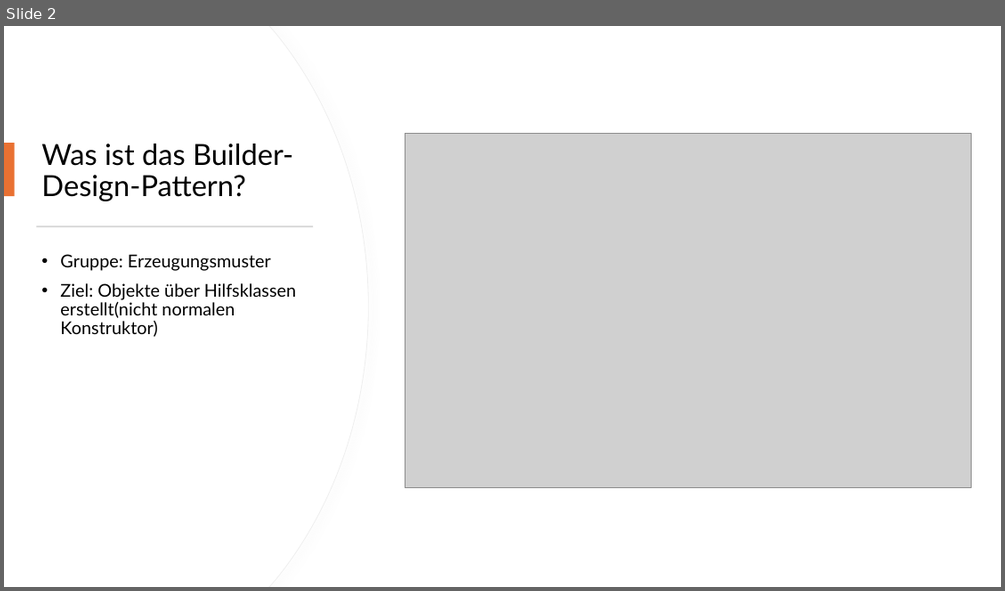
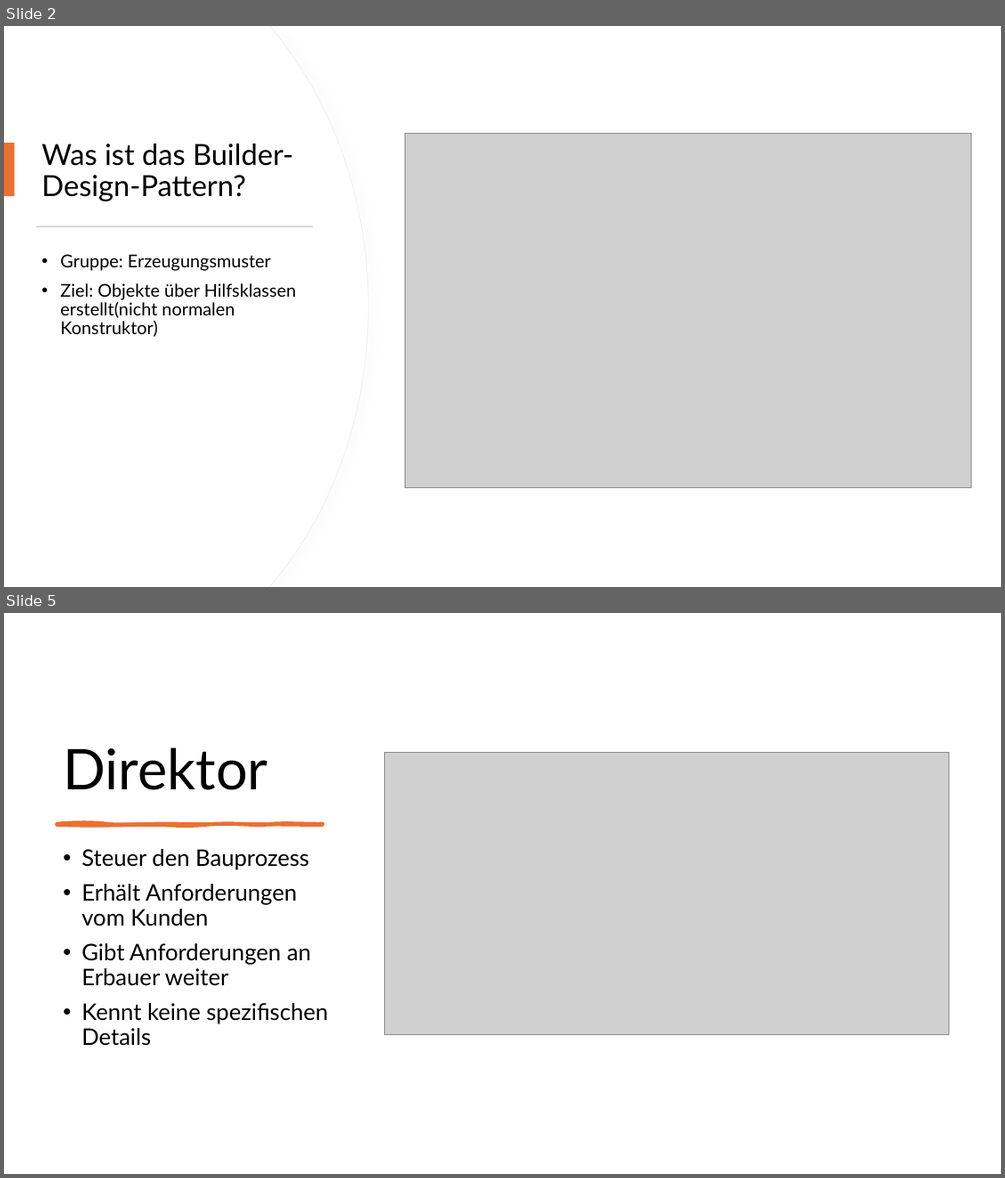
Before and after one commit to HaraldHaarig/Builder-Design-Pattern, a slide deck: Builder-Design-Pattern.pptx. Shown one above the other, each under a label of ours: slide 2 before the commit, slides 2 and 5 after it; the slides between them are not shown. The pictures are 1005x591 and 1005x1178 pixels, drawn with LibreOffice and Linux fonts; fonts in the diff are those of the drawing; grey boxes stand for pictures. Boxes give left, top, right and bottom in pixels: in the first picture for what was removed or moved away, otherwise in the second. Text is boxed around its words. In the diff, an @@ line names an element or a change of style, - is before the commit and + after.

```diff
--- a/Builder-Design-Pattern.pptx
+++ b/Builder-Design-Pattern.pptx
@@ slide 5 added at (4, 613, 1001, 1174), background #FFFFFF @@
@@ title added at (63, 747, 267, 790), 54 pt, text #000000 @@
+Direktor
@@ picture added at (385, 752, 949, 1034) @@
@@ freeform shape added at (57, 823, 323, 825), fill #E97132, outline #E97132 3 pt @@
@@ text added at (81, 849, 328, 1046), 22 pt, text #000000 @@
+• Steuer den Bauprozess
+• Erhält Anforderungen vom Kunden
+• Gibt Anforderungen an Erbauer weiter
+• Kennt keine spezifischen Details
```
Also in this commit, not shown: 3 slides changed, 3 other slides added, 2 slides removed.
